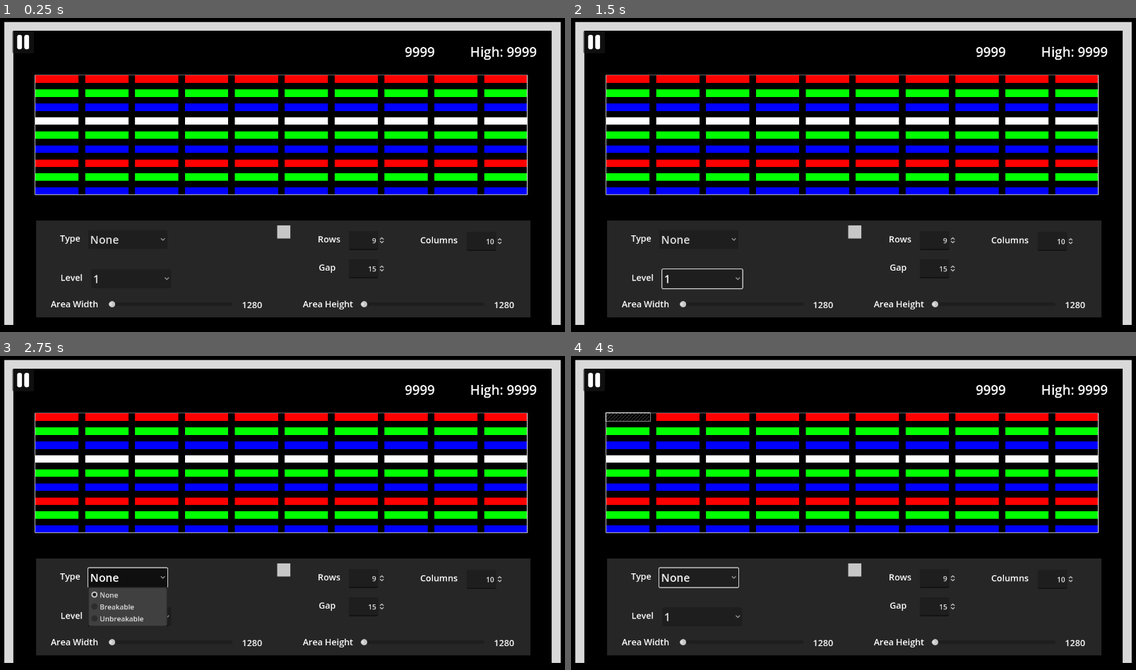
Above: before the commit, frames 1-4 (two rows, left to right).
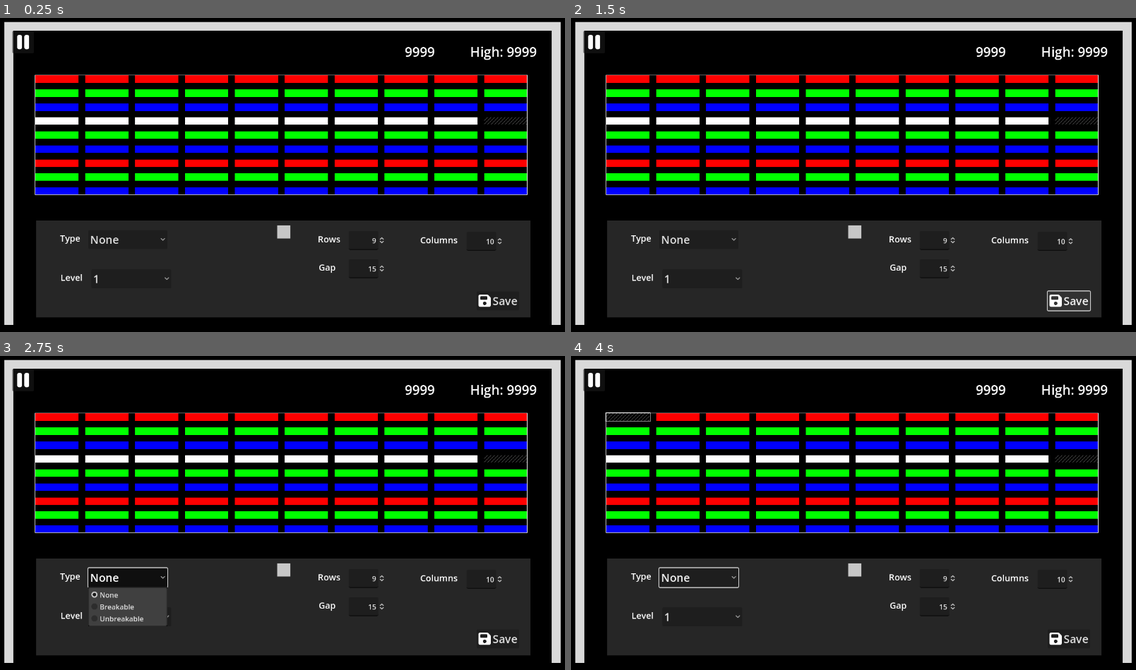
Above: after the commit, the same moments.

Repository: aaronchn99/Breakout
Game: Godot game, scene res://LevelEditor/EditorMain.tscn
Same seed, same stepped clock (60 frames per second), same inputs: the game is played once before the commit and once after it. This scene is started directly instead of the project's main scene.
Inputs (mouse positions are in pixels of both pictures, inside the frame that each line leads up to):
- Up to frame 1 (0.25 s): no input
- Up to frame 2 (1.5 s): click "1" at 0.5 s; click (1068, 300) at 1.25 s, where only the run after the commit has a clickable "Save"
- Up to frame 3 (2.75 s): click "None" at 2 s
- Up to frame 4 (4 s): click (593, 381) at 2.75 s; tap Enter at 3.5 s; move the mouse to (627, 415) at 3.52 s; hold Right (ui_right) from 3.53 s (still down); click (627, 415) at 3.67 s

The runs differ from the first frame. In frame 1, 0.6% of the frame differs, in the area x 9-94%, y 31-93%; in frame 2, 0.8%, in the area x 9-94%, y 31-94%; in frame 3, 0.6%; in frame 4, 0.6%.

Commit message:
Feat(Editor):Save to file - Dirty flag if level modified - color, breakable fields required - RLE compression

Diff:
--- a/LevelEditor/EditorMain.gd
+++ b/LevelEditor/EditorMain.gd
@@ -95,7 +95,7 @@
 		for i in range(repeat):
 			var color = null
 			if b[0]+i >= columns: continue
-			if 'color' in brick_data:
+			if 'color' in brick_data and brick_data.color != null:
 				color = Color(brick_map.colors[brick_data.color])
 			create_brick(brick_p, b[0]+i, b[1], color)
 
@@ -124,16 +124,19 @@
 	if event is InputEventMouseButton and event.button_index == MOUSE_BUTTON_LEFT:
 		if event.pressed:
 			selected_brick = brick
+			level_list[selected_level].dirty = true
 
 # When BrickType option changed
 func on_change_brick_type(type):
 	$EditPanel/Color.visible = type == 1
 	if selected_brick:
 		selected_brick = selected_brick
+		level_list[selected_level].dirty = true
 
 func on_color_change(color : Color):
 	if selected_brick:
 		selected_brick = selected_brick
+		level_list[selected_level].dirty = true
 
 func on_level_change(level):
 	if len(brick_array):
@@ -144,26 +147,30 @@
 func on_row_change(val):
 	rows = val
 	generate_map(level_list[selected_level])
+	level_list[selected_level].dirty = true
 
 func on_col_change(val):
 	columns = val
 	generate_map(level_list[selected_level])
+	level_list[selected_level].dirty = true
 
 func on_gap_change(val):
 	gap = val
 	generate_map(level_list[selected_level])
+	level_list[selected_level].dirty = true
 
 # Stores currently displayed bricks to level_list. Called on level change and save
 func store_level():
+	if not 'dirty' in level_list[selected_level]: return
 	var colors = {}
 	var bricks = []
 	for i in range(len(brick_array)):
 		for j in range(len(brick_array[i])):
 			if brick_array[i][j].is_in_group('empty'): continue
 			var brick = {'pos': [j, i]}
-			if brick_array[i][j].is_in_group('unbreakable'):
-				brick.breakable = false
-			else:
+			brick.breakable = brick_array[i][j].is_in_group('breakable')
+			brick.color = null
+			if brick.breakable:
 				var color_code = brick_array[i][j].color.to_html()
 				brick.color = color_code
 				colors[color_code] = '#' + color_code
@@ -171,6 +178,35 @@
 	level_list[selected_level].colors = colors
 	level_list[selected_level].bricks = bricks
 
-
-# func save():
-# 	for i in range(len(level_list)):
+#
+func save():
+	store_level()
+	var is_identical = func(b1, b2):
+		return b1.color == b2.color and b1.breakable == b2.breakable
+	# RLE Compression
+	for i in range(len(level_list)):
+		if not 'dirty' in level_list[i]: continue	# Skip unaffected levels
+		level_list[i].erase('dirty')
+		var new_bricks = []
+		var leading = null
+		var count = 1
+		for b in level_list[i].bricks:
+			if leading == null:
+				leading = b
+			elif is_identical.call(leading, b) and leading.pos[1] == b.pos[1] \
+				and leading.pos[0] + count == b.pos[0]:
+				count += 1
+			else:
+				if count > 1: leading.repeat = count
+				new_bricks.append(leading)
+				leading = b
+				count = 1
+		if leading != null:
+			if count > 1: leading.repeat = count
+			new_bricks.append(leading)
+		level_list[i].bricks = new_bricks
+	# Save to json file
+	var f = FileAccess.open(LEVEL_FILE+'tmp', FileAccess.WRITE)
+	var json = JSON.stringify(level_list, '\t')
+	f.store_string(json)
+	f.close()
--- a/LevelEditor/EditorMain.tscn
+++ b/LevelEditor/EditorMain.tscn
@@ -1,9 +1,10 @@
-[gd_scene load_steps=6 format=3 uid="uid://ck8vvaytuswma"]
+[gd_scene load_steps=7 format=3 uid="uid://ck8vvaytuswma"]
 
 [ext_resource type="Theme" uid="uid://cproiw2hcmy8o" path="res://Theme/Main.tres" id="1_til1f"]
 [ext_resource type="Script" path="res://LevelEditor/EditorMain.gd" id="2_b0jtg"]
 [ext_resource type="PackedScene" uid="uid://dfhxag8lv502" path="res://Assets/wall.tscn" id="2_r3yxh"]
 [ext_resource type="PackedScene" uid="uid://cd6e7xq0mf16u" path="res://Assets/Ball.tscn" id="3_u5dmo"]
+[ext_resource type="Texture2D" uid="uid://bydrjlbr0d2pm" path="res://LevelEditor/floppy-disk-solid.svg" id="6_0a3xi"]
 [ext_resource type="Texture2D" uid="uid://bqsccya0v6e27" path="res://Assets/pause-solid.svg" id="6_8t5ts"]
 
 [node name="EditorMain" type="Control"]
@@ -305,6 +306,7 @@
 update_on_text_changed = true
 
 [node name="AreaWidth" type="Control" parent="EditPanel"]
+visible = false
 anchors_preset = 0
 offset_left = 33.0
 offset_top = 175.0
@@ -334,6 +336,7 @@
 horizontal_alignment = 2
 
 [node name="AreaHeight" type="Control" parent="EditPanel"]
+visible = false
 anchors_preset = 0
 offset_left = 604.0
 offset_top = 175.0
@@ -361,6 +364,15 @@
 offset_bottom = 30.0
 text = "1280"
 horizontal_alignment = 2
+
+[node name="Save" type="Button" parent="EditPanel"]
+layout_mode = 0
+offset_left = 998.0
+offset_top = 161.0
+offset_right = 1094.0
+offset_bottom = 204.0
+text = "Save"
+icon = ExtResource("6_0a3xi")
 
 [connection signal="button_down" from="Pause/PauseMenu/Restart" to="." method="_on_paddle_miss"]
 [connection signal="button_up" from="Pause/PauseMenu/Restart" to="." method="restart"]
@@ -371,3 +383,4 @@
 [connection signal="value_changed" from="EditPanel/Row/SpinBox" to="." method="on_row_change"]
 [connection signal="value_changed" from="EditPanel/Column/SpinBox" to="." method="on_col_change"]
 [connection signal="value_changed" from="EditPanel/Gap/SpinBox" to="." method="on_gap_change"]
+[connection signal="pressed" from="EditPanel/Save" to="." method="save"]
--- /dev/null
+++ b/LevelEditor/floppy-disk-solid.svg
@@ -0,0 +1 @@
+<svg xmlns="http://www.w3.org/2000/svg" height="32" width="28" viewBox="0 0 448 512"><!--!Font Awesome Free 6.5.1 by @fontawesome - https://fontawesome.com License - https://fontawesome.com/license/free Copyright 2024 Fonticons, Inc.--><path opacity="1" fill="#FFF" d="M64 32C28.7 32 0 60.7 0 96V416c0 35.3 28.7 64 64 64H384c35.3 0 64-28.7 64-64V173.3c0-17-6.7-33.3-18.7-45.3L352 50.7C340 38.7 323.7 32 306.7 32H64zm0 96c0-17.7 14.3-32 32-32H288c17.7 0 32 14.3 32 32v64c0 17.7-14.3 32-32 32H96c-17.7 0-32-14.3-32-32V128zM224 288a64 64 0 1 1 0 128 64 64 0 1 1 0-128z"/></svg>
--- a/lvls.json
+++ b/lvls.json
@@ -9,15 +9,15 @@
             "b": "#00f"
         },
         "bricks": [
-            { "pos": [0,0], "color": "r", "repeat": 10},
-            { "pos": [0,1], "color": "g", "repeat": 10},
-            { "pos": [0,2], "color": "b", "repeat": 10},
-            { "pos": [0,3], "repeat": 10, "breakable": false},
-            { "pos": [0,4], "color": "g", "repeat": 10},
-            { "pos": [0,5], "color": "b", "repeat": 10},
-            { "pos": [0,6], "color": "r", "repeat": 10},
-            { "pos": [0,7], "color": "g", "repeat": 10},
-            { "pos": [0,8], "color": "b", "repeat": 10}
+            { "pos": [0,0], "color": "r", "breakable": true, "repeat": 10},
+            { "pos": [0,1], "color": "g", "breakable": true, "repeat": 10},
+            { "pos": [0,2], "color": "b", "breakable": true, "repeat": 10},
+            { "pos": [0,3], "color": null, "breakable": false, "repeat": 9},
+            { "pos": [0,4], "color": "g", "breakable": true, "repeat": 10},
+            { "pos": [0,5], "color": "b", "breakable": true, "repeat": 10},
+            { "pos": [0,6], "color": "r", "breakable": true, "repeat": 10},
+            { "pos": [0,7], "color": "g", "breakable": true, "repeat": 10},
+            { "pos": [0,8], "color": "b", "breakable": true, "repeat": 10}
         ]
     },
     {
@@ -30,15 +30,15 @@
             "b": "#00f"
         },
         "bricks": [
-            { "pos": [0,0], "color": "r", "repeat": 10},
-            { "pos": [0,1], "color": "r", "repeat": 10},
-            { "pos": [0,2], "color": "r", "repeat": 10},
-            { "pos": [0,3], "color": "r", "repeat": 10},
-            { "pos": [0,4], "color": "r", "repeat": 10},
-            { "pos": [0,5], "color": "r", "repeat": 10},
-            { "pos": [0,6], "color": "r", "repeat": 10},
-            { "pos": [0,7], "color": "r", "repeat": 10},
-            { "pos": [0,8], "color": "r", "repeat": 10}
+            { "pos": [0,0], "color": "r", "breakable": true, "repeat": 10},
+            { "pos": [0,1], "color": "r", "breakable": true, "repeat": 10},
+            { "pos": [0,2], "color": "r", "breakable": true, "repeat": 10},
+            { "pos": [0,3], "color": "r", "breakable": true, "repeat": 10},
+            { "pos": [0,4], "color": "r", "breakable": true, "repeat": 10},
+            { "pos": [0,5], "color": "r", "breakable": true, "repeat": 10},
+            { "pos": [0,6], "color": "r", "breakable": true, "repeat": 10},
+            { "pos": [0,7], "color": "r", "breakable": true, "repeat": 10},
+            { "pos": [0,8], "color": "r", "breakable": true, "repeat": 10}
         ]
     },
     {
@@ -51,15 +51,15 @@
             "b": "#00f"
         },
         "bricks": [
-            { "pos": [0,0], "color": "r", "repeat": 10},
-            { "pos": [0,1], "color": "r", "repeat": 10},
-            { "pos": [0,2], "color": "r", "repeat": 10},
-            { "pos": [0,3], "color": "r", "repeat": 10},
-            { "pos": [0,4], "color": "r", "repeat": 10},
-            { "pos": [0,5], "color": "r", "repeat": 10},
-            { "pos": [0,6], "color": "r", "repeat": 10},
-            { "pos": [0,7], "color": "r", "repeat": 10},
-            { "pos": [0,8], "color": "r", "repeat": 10}
+            { "pos": [0,0], "color": "r", "breakable": true, "repeat": 10},
+            { "pos": [0,1], "color": "r", "breakable": true, "repeat": 10},
+            { "pos": [0,2], "color": "r", "breakable": true, "repeat": 10},
+            { "pos": [0,3], "color": "r", "breakable": true, "repeat": 10},
+            { "pos": [0,4], "color": "r", "breakable": true, "repeat": 10},
+            { "pos": [0,5], "color": "r", "breakable": true, "repeat": 10},
+            { "pos": [0,6], "color": "r", "breakable": true, "repeat": 10},
+            { "pos": [0,7], "color": "r", "breakable": true, "repeat": 10},
+            { "pos": [0,8], "color": "r", "breakable": true, "repeat": 10}
         ]
     }
 ]
Not shown, added: LevelEditor/floppy-disk-solid.svg.import
